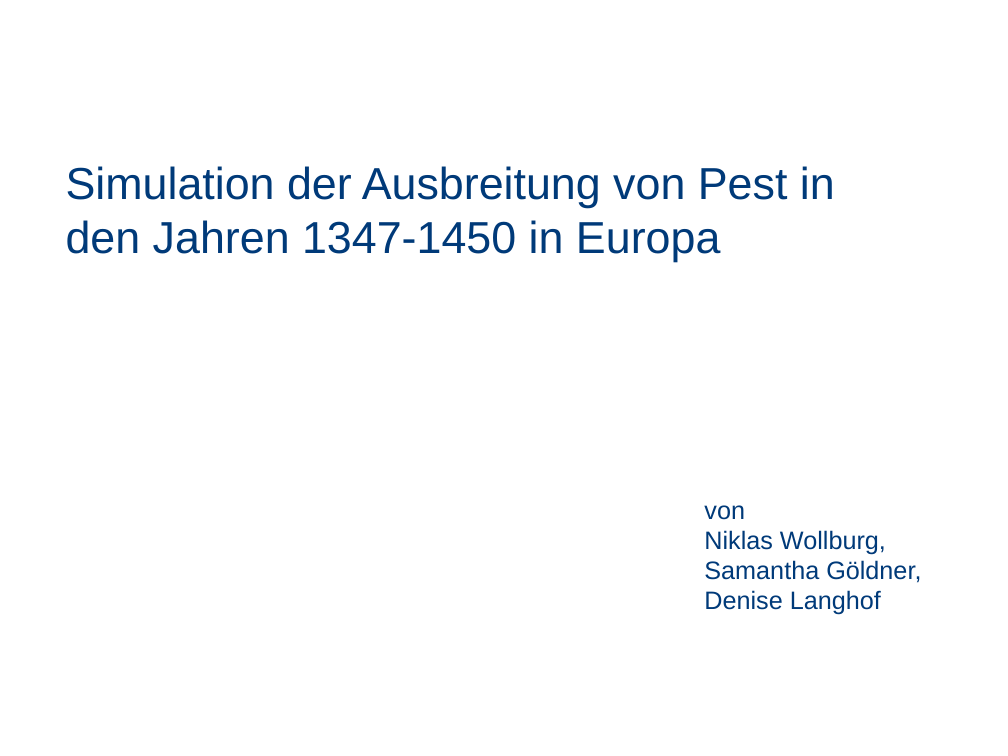
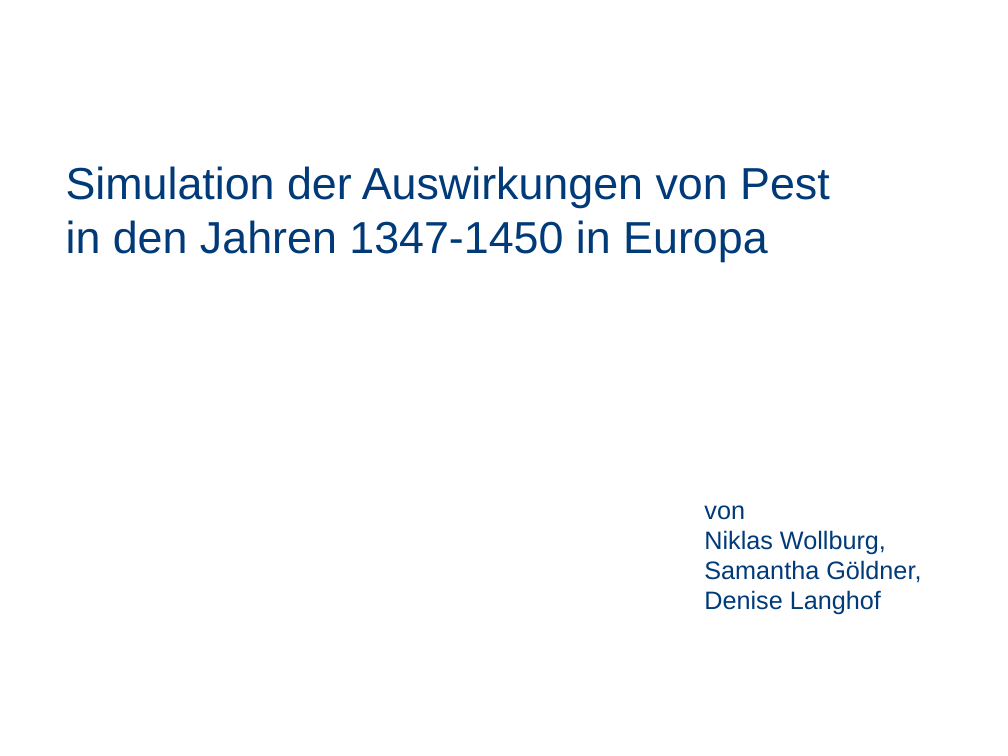
Before and after one commit to Wolle1508/SE-Projekt, a slide deck: slide 1 of Präsentation.pptx. Drawn at 1008x756 pixels with LibreOffice and Linux fonts; fonts in the diff are those of the drawing; background and template pictures are left out. Boxes give left, top, right and bottom in pixels: in the first picture for what was removed or moved away, otherwise in the second. Text is boxed around its words. In the diff, an @@ line names an element or a change of style, - is before the commit and + after.

```diff
--- a/Präsentation.pptx
+++ b/Präsentation.pptx
@@ title at (66, 166, 830, 262): text changed @@
-Simulation der Ausbreitung von Pest in den Jahren 1347-1450 in Europa
+Simulation der Auswirkungen von Pest in den Jahren 1347-1450 in Europa
```
Also in this commit, not shown: 1 other file.
